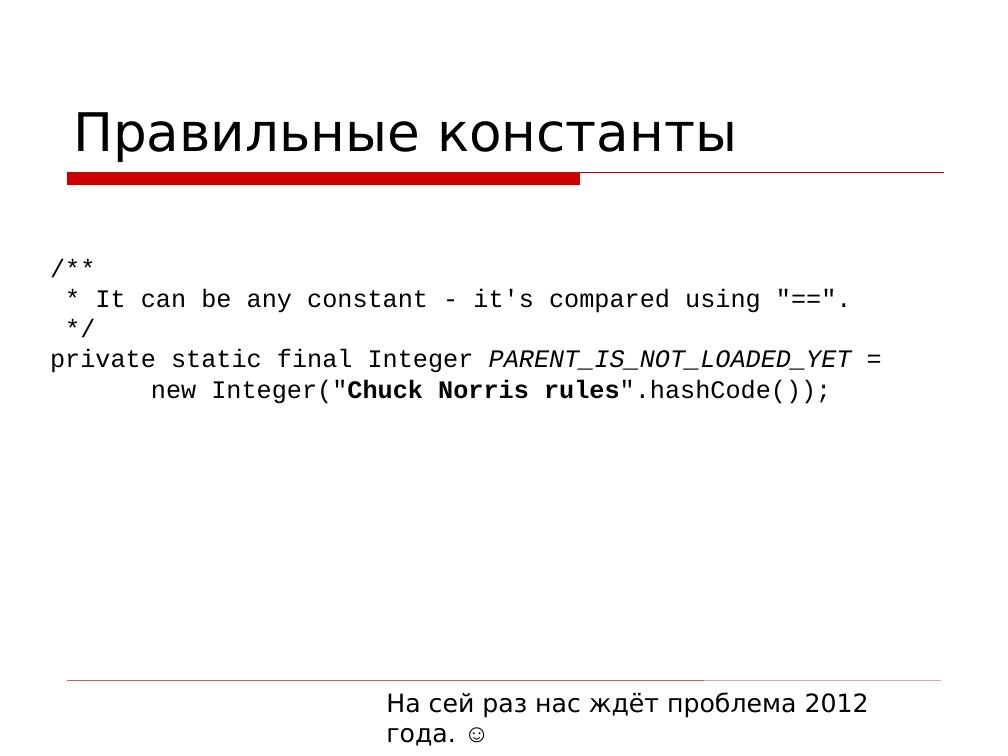
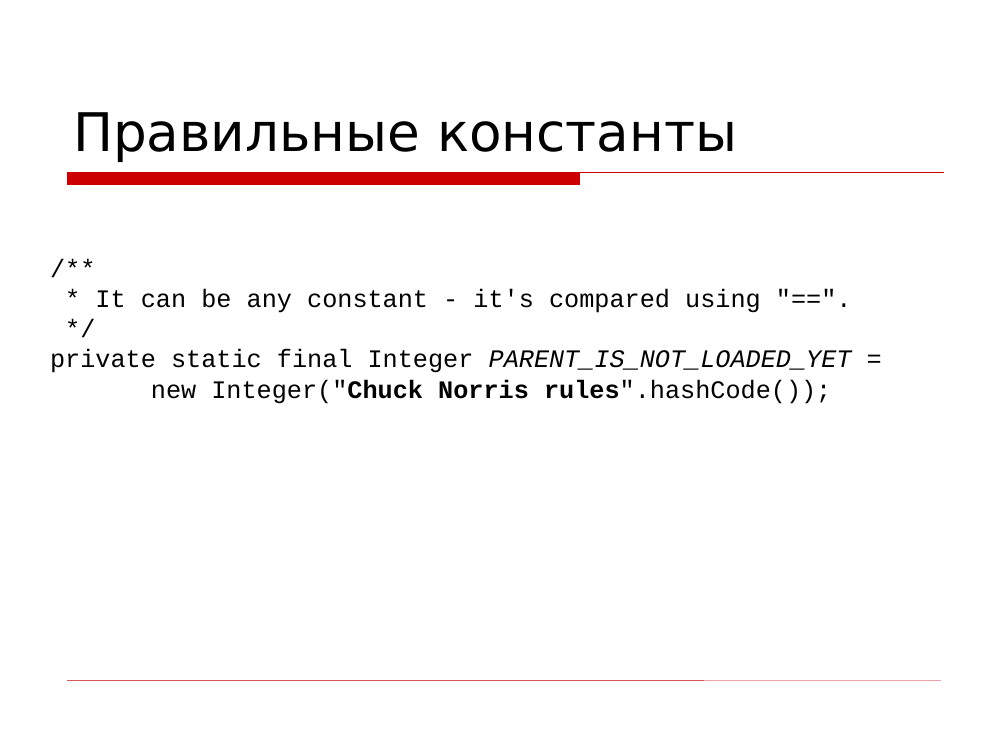
Before and after one commit to asolntsev/presentations, a slide deck: slide 36 of wtf-code/WTF_code.devclub.ru.ppt (slide 32 before the commit). Drawn at 1008x756 pixels with LibreOffice and Linux fonts; fonts in the diff are those of the drawing; background and template pictures are left out. Boxes give left, top, right and bottom in pixels: in the first picture for what was removed or moved away, otherwise in the second. Text is boxed around its words. In the diff, an @@ line names an element or a change of style, - is before the commit and + after.

```diff
--- a/wtf-code/WTF_code.devclub.ru.ppt
+++ b/wtf-code/WTF_code.devclub.ru.ppt
@@ text removed at (386, 692, 869, 746) @@
-На сей раз нас ждёт проблема 2012 года. ☺
```
Also in this commit, not shown: 11 other slides changed, 10 slides added, 2 slides removed.
